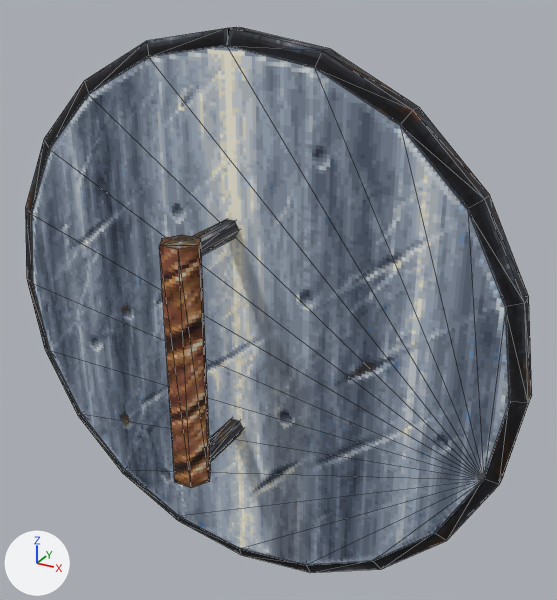
One commit to the glTF model templates/models/items/shield_round/spiked_buckler/spiked_buckler.glb: the scene before it, then after it.
Before and after are seen from a 50 mm lens placed at (0.232, -0.314, 0.211), pointed at (0.005, 0.099, 0.004). Every picture has the same lights, and +X, +Y and +Z are marked at lower left. The older version comes first. Mesh edges are drawn as thin lines. Vertices at exactly the same position are counted once.

The first picture shows 'spiked_buckler'.
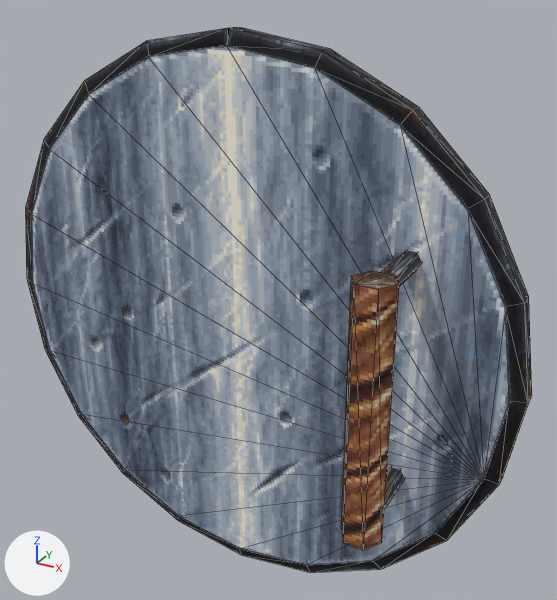
The newer file is also turned or shifted as a whole; pictures and numbers use the older file's frame.

Pixel boxes [x1, y1, x2, y2] of what changed, in the pictures (557 x 600 px; the box of a moved part takes in the faces that stretch with it):
part 1 of me_spiked_buckler, moved or reshaped: before [159, 235, 211, 488]; after [341, 271, 399, 551]
part 2 of me_spiked_buckler, moved or reshaped: before [193, 219, 239, 256]; after [382, 250, 422, 286]
part 3 of me_spiked_buckler, moved or reshaped: before [209, 418, 244, 462]; after [384, 467, 405, 510]

Diff of the bpy script that builds the scene:
```diff
--- a/templates/models/items/shield_round/spiked_buckler/spiked_buckler.glb.py
+++ b/templates/models/items/shield_round/spiked_buckler/spiked_buckler.glb.py
@@ me_spiked_buckler @@
 me_spiked_buckler.from_pydata(...)  # 303 vertices, 552 faces; spans x -0.178..0.178, y -0.01..0.2, z -0.178..0.178
 # used by ob_spiked_buckler; location = (0.0, 0.0, 0.0)
+# me_spiked_buckler part 1: the loose piece of 12 vertices spanning x -0.012..0.012, y -0.01..0.01, z -0.075..0.075 is moved by (0.111, 0.0, 0.0)
+# me_spiked_buckler part 2: the loose piece of 12 vertices spanning x -0.006..0.006, y 0.0..0.052, z 0.063..0.073 is moved by (0.111, 0.0, 0.0)
+# me_spiked_buckler part 3: the loose piece of 12 vertices spanning x -0.006..0.006, y 0.0..0.052, z -0.073..-0.063 is moved by (0.111, 0.0, 0.0)
 me_spiked_buckler.materials.append(mat_retro)
```
